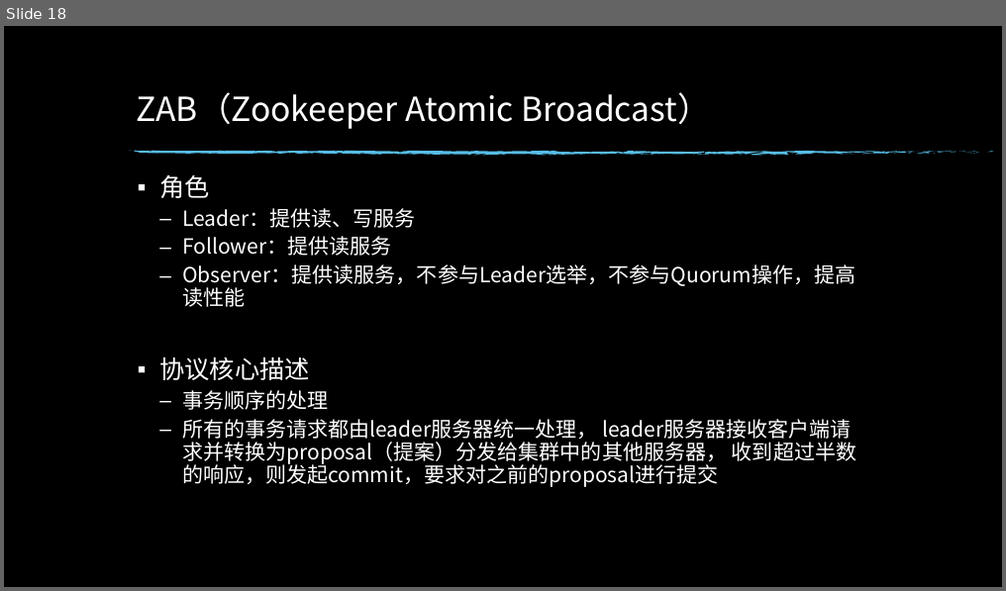
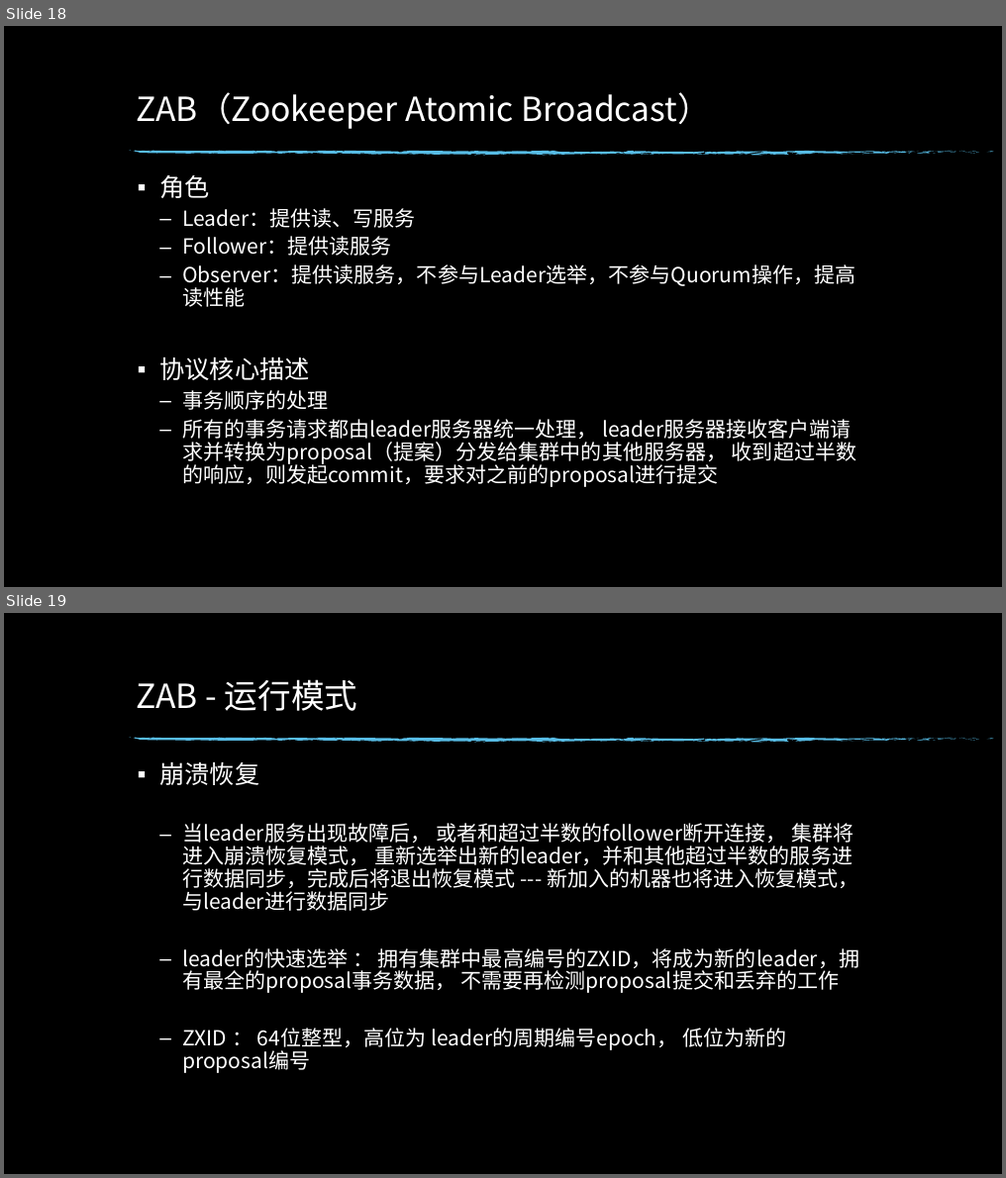
Before and after one commit to edwin1215/edwin, a slide deck: 分布式一致性原理.pptx. Shown one above the other, each under a label of ours: slide 18 before the commit, slides 18 and 19 after it. The pictures are 1006x591 and 1006x1178 pixels, drawn with LibreOffice and Linux fonts; fonts in the diff are those of the drawing; background and template pictures are left out. Boxes give left, top, right and bottom in pixels: in the first picture for what was removed or moved away, otherwise in the second. Text is boxed around its words. In the diff, an @@ line names an element or a change of style, - is before the commit and + after.

```diff
--- a/分布式一致性原理.pptx
+++ b/分布式一致性原理.pptx
@@ slide 19 added at <box>4,613,1002,1174</box>, background picture (left out); not listed: 74 template elements that a slide beside it also shows @@
@@ title added at <box>136,679,357,711</box>, 32 pt, text #FFFFFF @@
+ZAB - 运行模式
@@ text added at <box>159,761,859,1073</box>, 20 pt, text #FFFFFF @@
+▪ 崩溃恢复
+  – 当leader服务出现故障后， 或者和超过半数的follower断开连接， 集群将进入崩溃恢复模式， 重新选举出新的leader，并和其他超过半数的服务进行数据同步，完成后将退出恢复模式 --- 新加入的机器也将进入恢复模式， 与leader进行数据同步
+  – leader的快速选举 ： 拥有集群中最高编号的ZXID，将成为新的leader，拥有最全的proposal事务数据， 不需要再检测proposal提交和丢弃的工作
+  – ZXID ： 64位整型，高位为 leader的周期编号epoch， 低位为新的proposal编号
```
Also in this commit, not shown: 5 slides changed, 7 other slides added.
